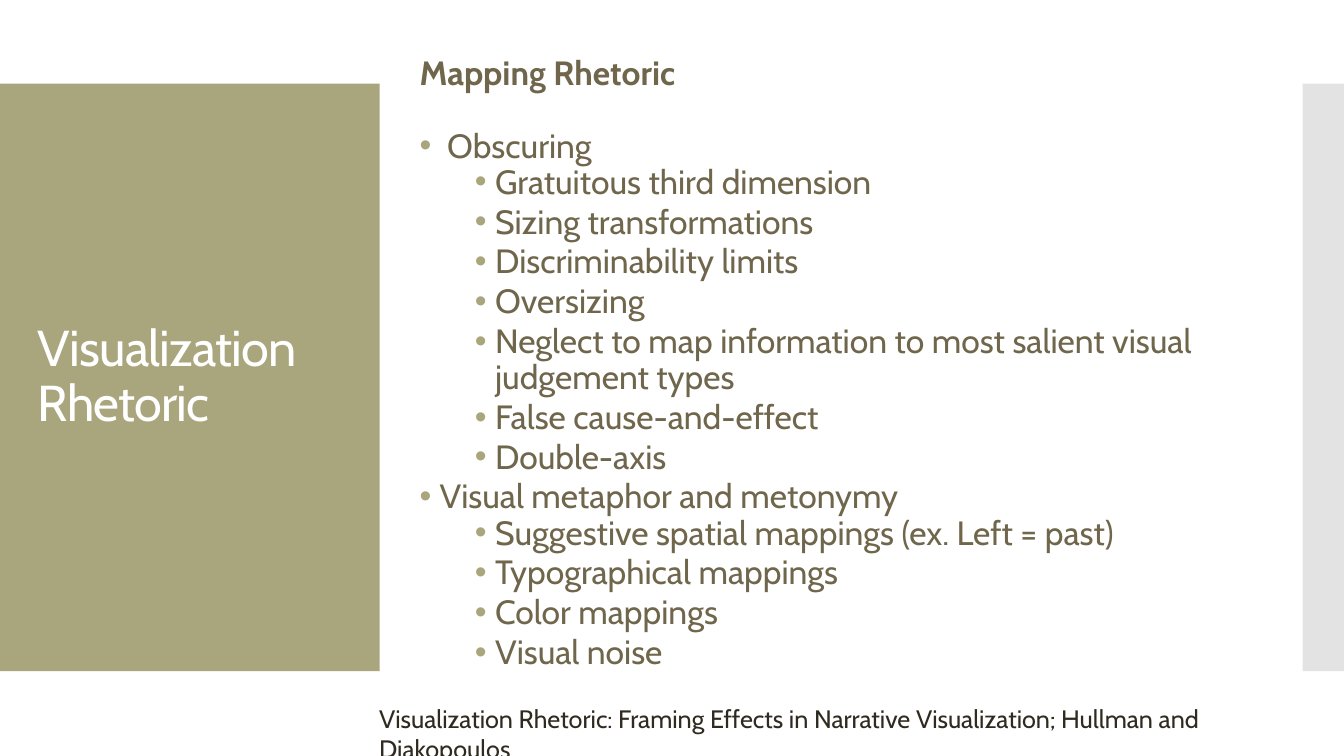
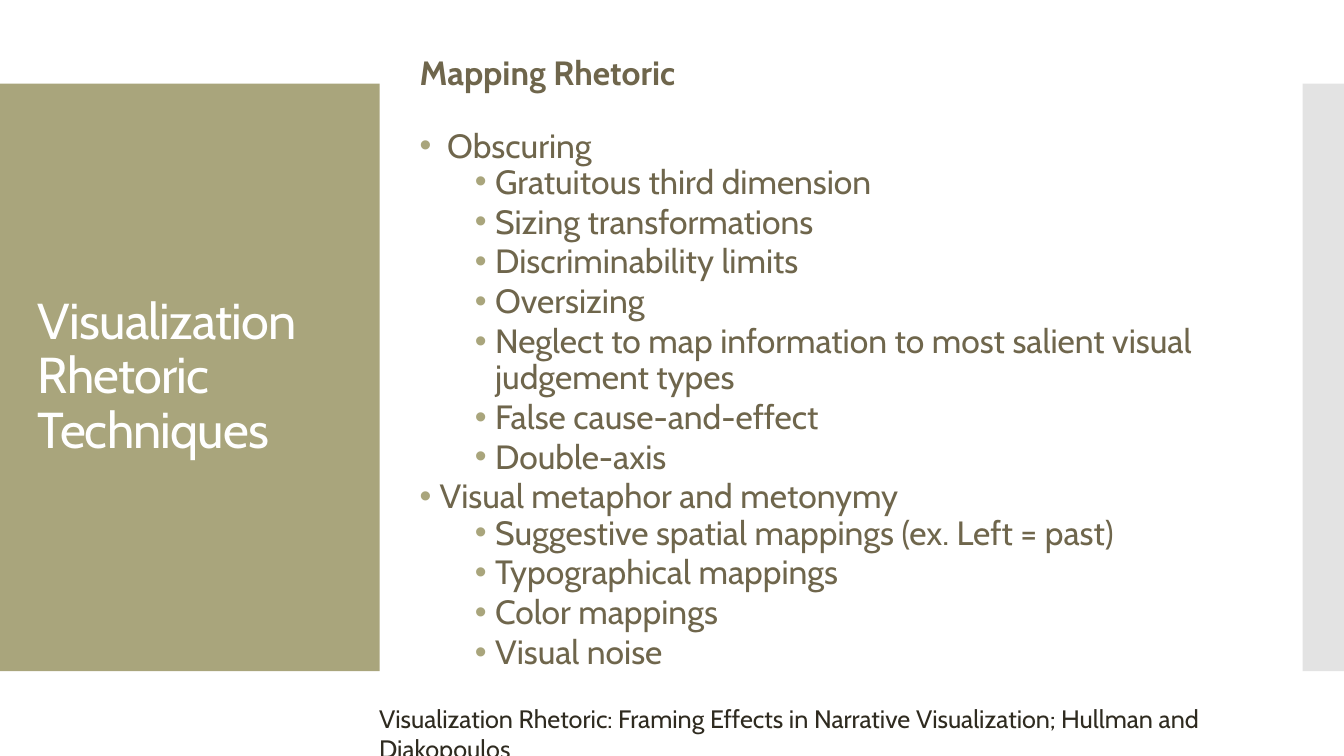
Before and after one commit to amosca01/SDS-CSC109, a slide deck: slide 12 of slides/14-persuasive-vis.pptx (slide 11 before the commit). Drawn at 1344x756 pixels with LibreOffice and Linux fonts; fonts in the diff are those of the drawing. Boxes give left, top, right and bottom in pixels: in the first picture for what was removed or moved away, otherwise in the second. Text is boxed around its words. In the diff, an @@ line names an element or a change of style, - is before the commit and + after.

```diff
--- a/slides/14-persuasive-vis.pptx
+++ b/slides/14-persuasive-vis.pptx
@@ title at [38, 301, 296, 459]: text changed @@
-Visualization Rhetoric
+Visualization Rhetoric Techniques
```
Also in this commit, not shown: 10 other slides changed, 1 slide added, 5 other files.
